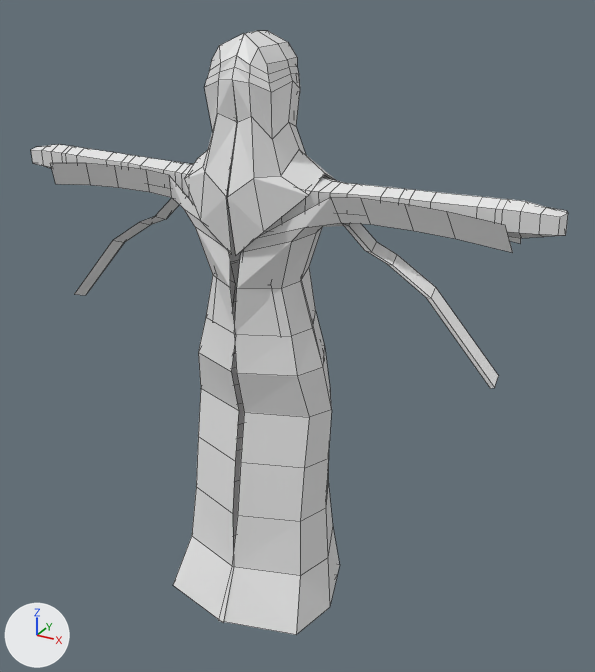
What one commit did to the Blender file Assets/3DModels/ErranteModel.blend.
One viewpoint serves both versions: a 50 mm lens placed at (1.5, -2.46, 2.47), pointed at (0.1, 0.08, 1.2). Lighting does not change. The marker at lower left points along +X, +Y and +Z. The first picture is the older version. Mesh edges are drawn as thin lines.

The scene before the commit, as lines of its bpy script (objects in view):
```python
me_cube_001 = bpy.data.meshes.new('Cube.001')
me_cube_001.from_pydata(...)  # 277 vertices, 246 faces; spans x 0.0..1.06, y -0.21..0.23, z -0.94..1.36
me_cube_002 = bpy.data.meshes.new('Cube.002')
me_cube_002.from_pydata(...)  # 83 vertices, 56 faces; spans x -0.01..0.92, y -0.36..0.2, z -0.84..0.87
ob_body = bpy.data.objects.new('Body', me_cube_001)
ob_body.location = (0.0, 0.0, 0.939)
_m = ob_body.modifiers.new('Mirror', 'MIRROR')
ob_body_001 = bpy.data.objects.new('Body.001', me_cube_002)
ob_body_001.location = (0.0, 0.0, 0.939)
_m = ob_body_001.modifiers.new('Mirror', 'MIRROR')
```
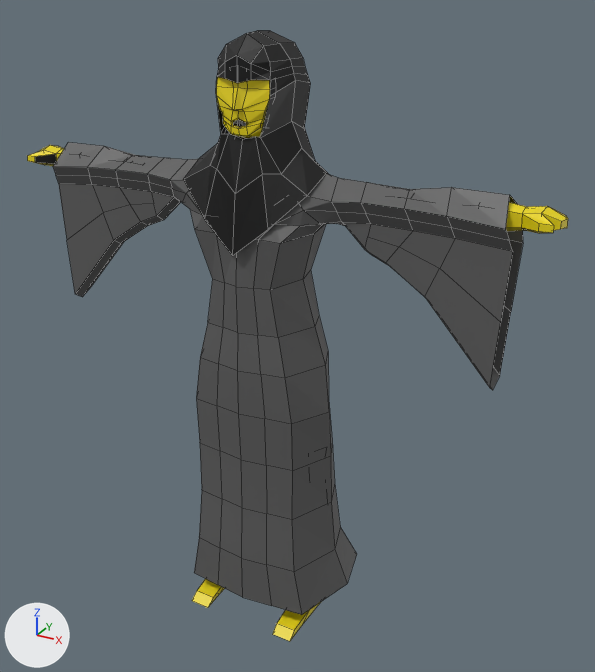
Commit message: Errante huesuda

Location of each change, (x1, y1, x2, y2) in pixels of the pictures (595 x 672 px):
'Body.001', reshaped, turned, modifiers changed
    before: (51, 163, 521, 635)
    after: (27, 31, 568, 641)
'Body', deleted
    before: (31, 30, 568, 553)
part 1 of me_cube_002, reshaped
    before: (147, 170, 371, 635)
    after: (27, 31, 568, 641)
part 2 of me_cube_002, recoloured
    before: (51, 163, 513, 634)
    after: (76, 197, 181, 297)

The change in detail:
Material 'Piel' (mat_piel) is new.
Its base color is (0.801, 0.649, 0.0) (yellow #e7d300).
Material 'Negro' (mat_negro) is new.
Its base color is (0.0, 0.0, 0.0) (black #000000).
Material 'Gris' (mat_gris) is new.
Its base color is (0.108, 0.108, 0.108) (dark grey #5c5c5c).
me_cube_002 is used by ob_body_001; location (0.0, 0.0, 0.939).
me_cube_002 had 83 vertices, 56 faces and spanned x -0.01..0.92, y -0.36..0.2, z -0.84..0.87.
me_cube_002 now has 700 vertices, 619 faces and spans x -1.06..1.06, y -0.36..0.23, z -0.94..1.36.
me_cube_002 part 1: 6 vertices moved from x 0.01..0.02, y -0.23..-0.16, z -0.41..0.65 to x 0.0, y -0.23..-0.16, z -0.41..0.65; 9 vertices removed from x -0.01..0.33, y -0.36..0.2, z -0.84..0.87; 626 vertices added at x -1.06..1.06, y -0.36..0.23, z -0.94..1.36.
me_cube_002 part 2: 36 faces spanning x 0.0..0.92, y -0.28..0.17, z -0.84..0.87 switch from no material to mat_gris (dark grey #5c5c5c).
me_cube_002 gains material mat_negro (black #000000).
me_cube_002 gains material mat_piel (yellow #e7d300).
Object 'Body' (ob_body) is deleted.
Object 'Body.001' (ob_body_001) loses its MIRROR modifier named 'Mirror'.
Object 'Body.001' (ob_body_001) turns from (0, 0, 0) to (0, 0, 180) degrees about x, y and z.
